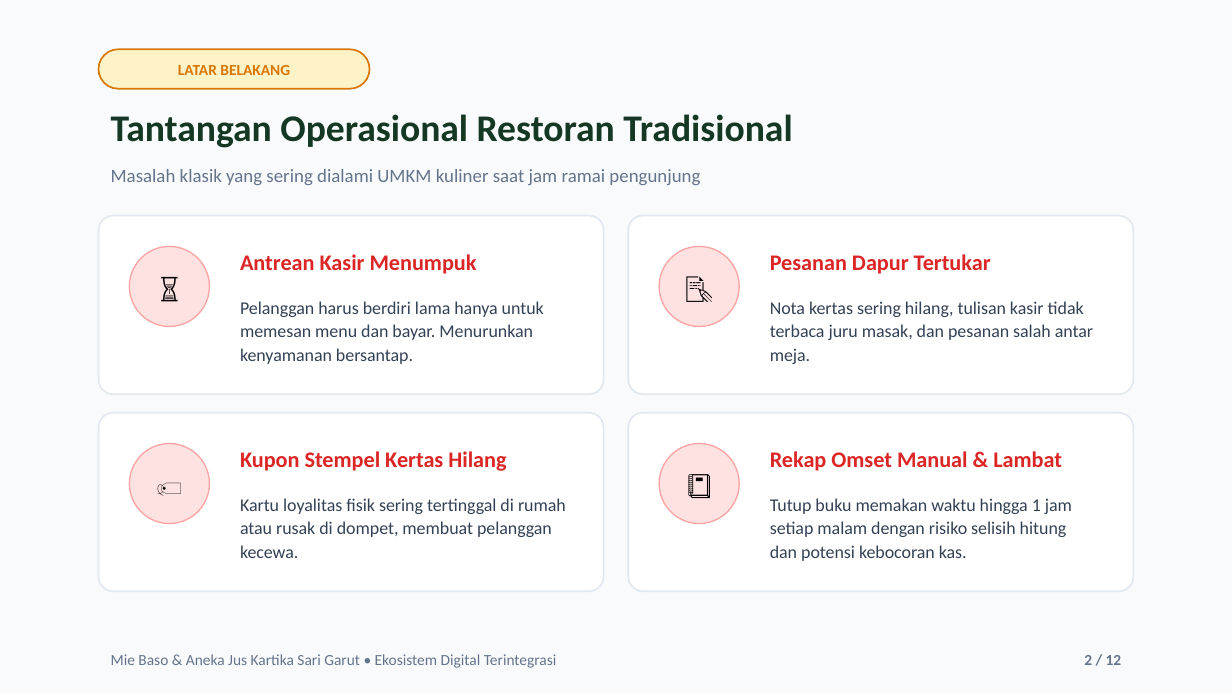
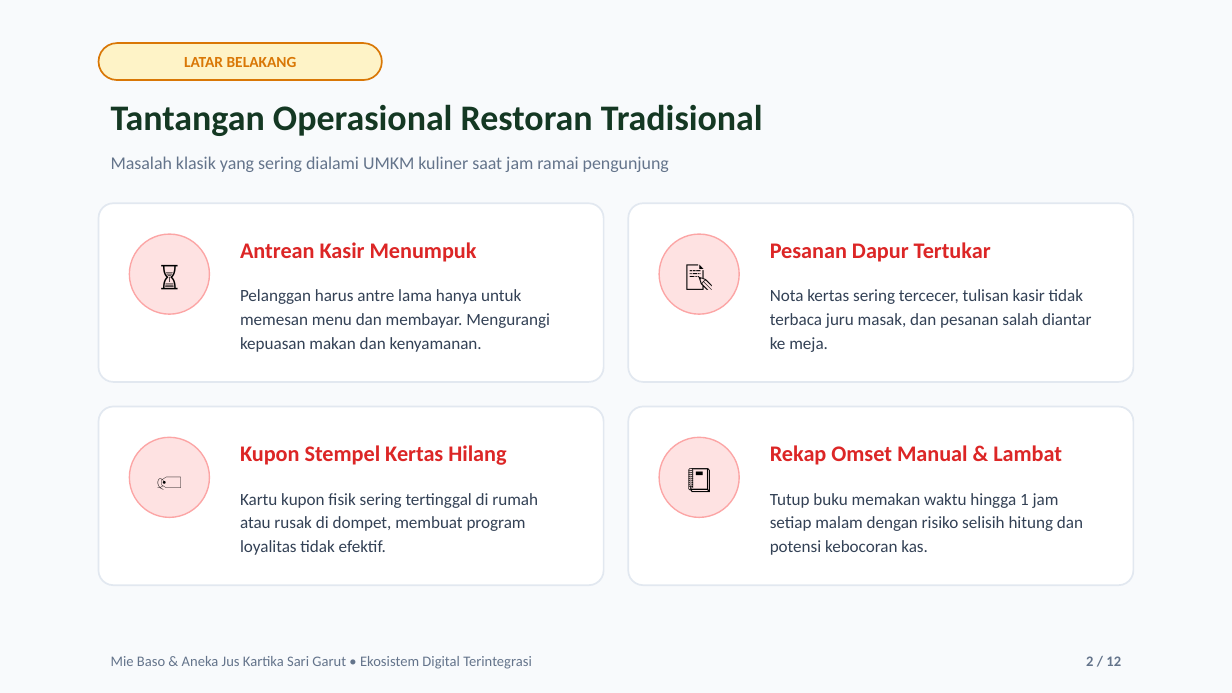
Before and after one commit to fanza4/kartikasari-pos-crm, a slide deck: slide 2 of Presentasi_Mie_Baso_Kartika_Sari.pptx. Drawn at 1232x693 pixels with LibreOffice and Linux fonts; fonts in the diff are those of the drawing. Boxes give left, top, right and bottom in pixels: in the first picture for what was removed or moved away, otherwise in the second. Text is boxed around its words. In the diff, an @@ line names an element or a change of style, - is before the commit and + after.

```diff
--- a/Presentasi_Mie_Baso_Kartika_Sari.pptx
+++ b/Presentasi_Mie_Baso_Kartika_Sari.pptx
@@ text "LATAR BELAKANG": place and size @@
-text "LATAR BELAKANG" at (178, 65, 290, 75)
+text "LATAR BELAKANG" at (184, 57, 297, 67)
@@ rounded rectangle: place and size @@
-rounded rectangle at (99, 49, 370, 89)
+rounded rectangle at (99, 43, 382, 80)
@@ text "Tantangan Operasional Restoran Tradisional": place and size @@
-text "Tantangan Operasional Restoran Tradisional" at (111, 114, 792, 148)
+text "Tantangan Operasional Restoran Tradisional" at (111, 104, 763, 136)
@@ text "Tantangan Operasional Restoran Tradisional" at (111, 104, 763, 136): size 22 to 21 pt @@
@@ text "Masalah klasik yang sering dialami ..." at (111, 156, 669, 172): size 11 to 10.5 pt @@
@@ 2 rounded rectangles, 1 text: place and size @@
-2 rounded rectangles, 1 text at (99, 169, 1133, 394)
+2 rounded rectangles, 1 text at (99, 156, 1133, 382)
@@ 4 texts, 2 ellipses: place and size @@
-4 texts, 2 ellipses at (129, 246, 991, 326)
+4 texts, 2 ellipses at (129, 234, 991, 314)
@@ text at (240, 289, 550, 352): text changed; size 10.5 to 10 pt @@
-Pelanggan harus berdiri lama hanya untuk memesan menu dan bayar. Menurunkan kenyamanan bersantap.
+Pelanggan harus antre lama hanya untuk memesan menu dan membayar. Mengurangi kepuasan makan dan kenyamanan.
@@ text at (770, 289, 1091, 352): text changed; size 10.5 to 10 pt @@
-Nota kertas sering hilang, tulisan kasir tidak terbaca juru masak, dan pesanan salah antar meja.
+Nota kertas sering tercecer, tulisan kasir tidak terbaca juru masak, dan pesanan salah diantar ke meja.
@@ 4 texts, 2 rounded rectangles, 2 ellipses: place and size @@
-4 texts, 2 rounded rectangles, 2 ellipses at (99, 413, 1133, 591)
+4 texts, 2 rounded rectangles, 2 ellipses at (99, 407, 1133, 585)
@@ text "Tutup buku memakan waktu hingga ..." at (770, 493, 1083, 555): size 10.5 to 10 pt; line spacing 1.1 to 1.15 @@
@@ text at (240, 493, 538, 555): text changed; size 10.5 to 10 pt @@
-Kartu loyalitas fisik sering tertinggal di rumah atau rusak di dompet, membuat pelanggan kecewa.
+Kartu kupon fisik sering tertinggal di rumah atau rusak di dompet, membuat program loyalitas tidak efektif.
@@ text "Mie Baso & Aneka Jus ..." at (111, 656, 532, 669): size 9 to 8.5 pt @@
@@ text "2 / 12" at (1086, 656, 1121, 666): size 9 to 8.5 pt @@
```
Also in this commit, not shown: 11 other slides changed, 11 other files.
